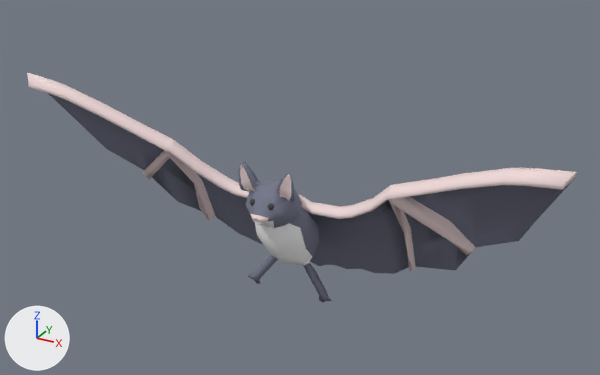
An edit to the glTF model server/public/assets/models/monsters/bestiary/bat.glb, drawn before and after from the same camera.
One viewpoint serves both versions: a 50 mm camera at (344.0, -589.0, 331.0) aimed at (6.0, 25.0, 24.0). Every picture has the same lights, and +X, +Y and +Z are marked at lower left. The older version comes first.

In view in the first picture: 'Symmetry'.
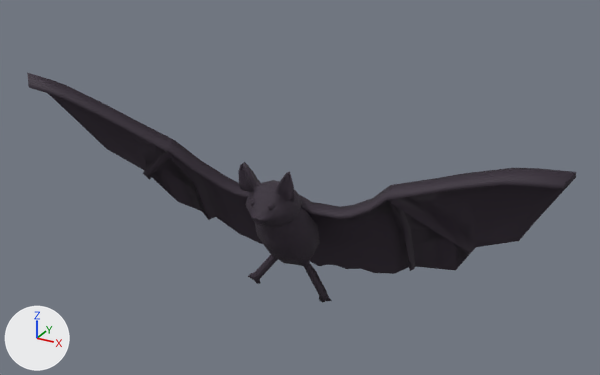
Changed parts and their boxes [x1, y1, x2, y2] in the pictures (600 x 375 px):
'Symmetry', surface changed (grey to black)
    both: [27, 73, 576, 302]

Edits to the bpy script that builds the scene:
```text
Add img_chiroptera_hide_normal:
    img_chiroptera_hide_normal = load_image('chiroptera_hide_normal', '_unpacked/chiroptera_hide_normal', 256, 256, 'Non-Color')
Add img_chiroptera_hide_basecolor:
    img_chiroptera_hide_basecolor = load_image('chiroptera_hide_baseColor', '_unpacked/chiroptera_hide_baseColor', 256, 256, 'sRGB')
Change mat_dark_blue:
    remove # nodes: BsdfPrincipled, OutputMaterial
    remove # colours: grey #77798c
    nodes: BsdfPrincipled, NormalMap, OutputMaterial, TexImage x2
    uses the picture img_chiroptera_hide_basecolor
    uses the picture img_chiroptera_hide_normal
Change mat_pink:
    remove # nodes: BsdfPrincipled, OutputMaterial
    remove # colours: pale pink #f1dada
    nodes: BsdfPrincipled, NormalMap, OutputMaterial, TexImage x2
    uses the picture img_chiroptera_hide_basecolor
    uses the picture img_chiroptera_hide_normal
Change mat_fang_white:
    remove # nodes: BsdfPrincipled, OutputMaterial
    remove # colours: white #ffffff
    nodes: BsdfPrincipled, NormalMap, OutputMaterial, TexImage x2
    uses the picture img_chiroptera_hide_basecolor
    uses the picture img_chiroptera_hide_normal
```
